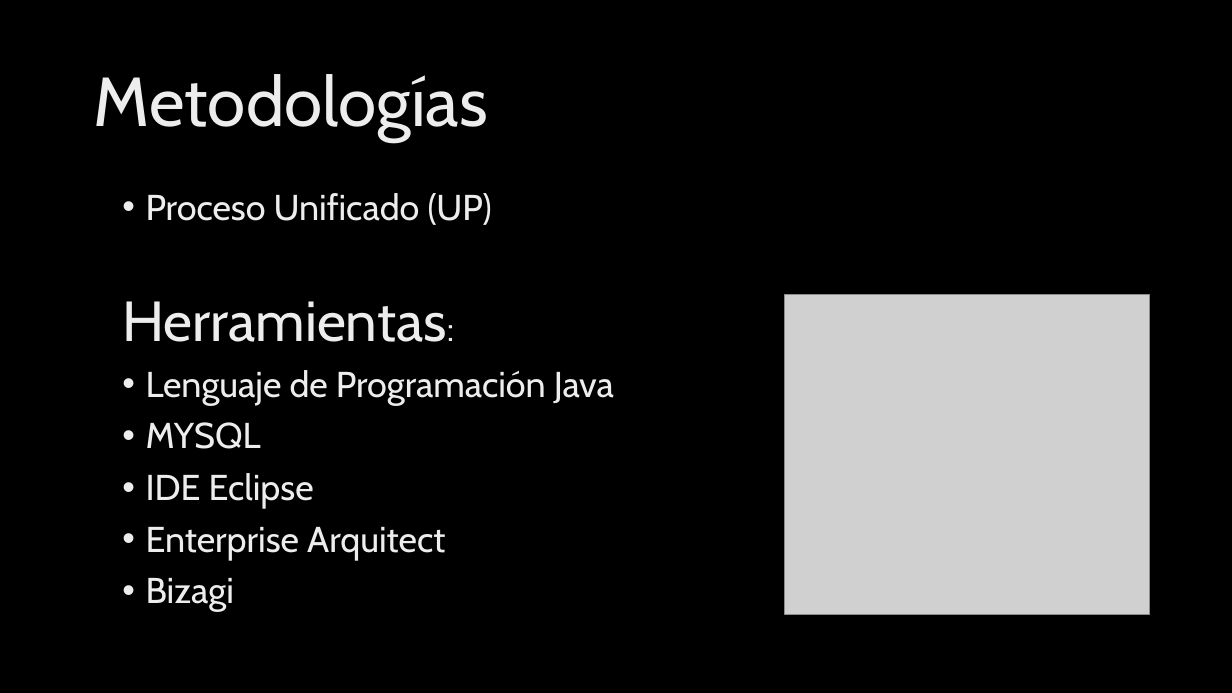
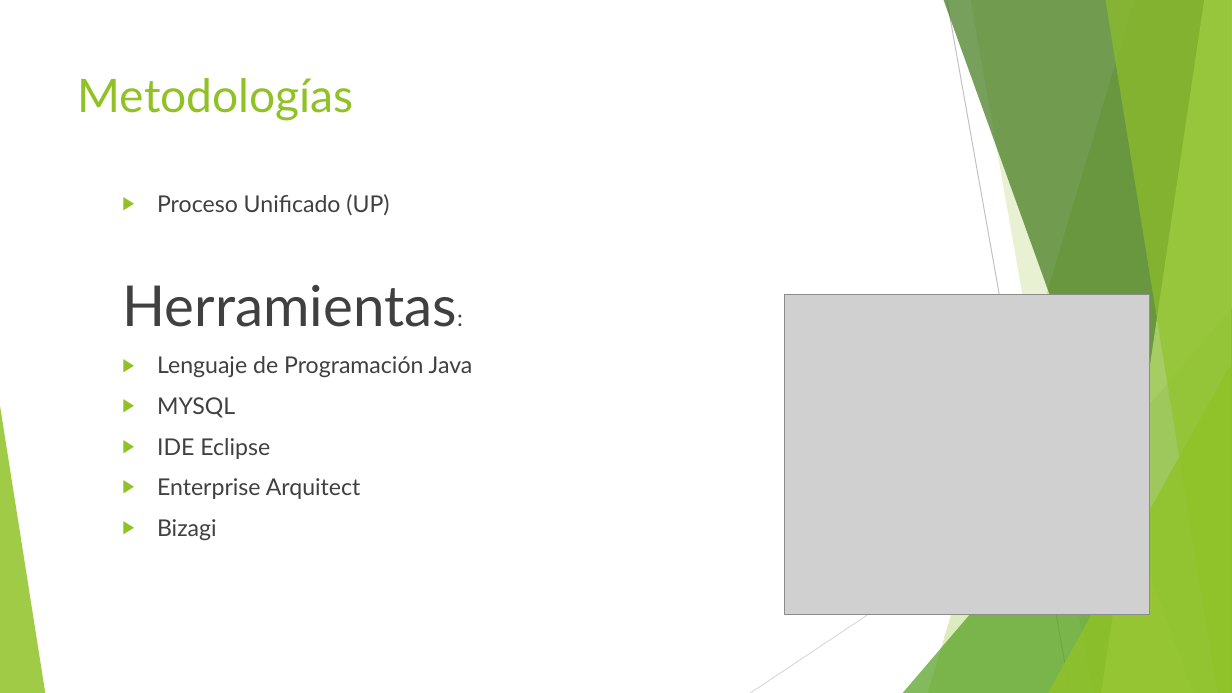
Before and after one commit to food-aid/Seminario, a slide deck: slide 9 of Food-Aid.pptx. Drawn at 1232x693 pixels with LibreOffice and Linux fonts; fonts in the diff are those of the drawing; grey boxes stand for pictures; background and template pictures are left out. Boxes give left, top, right and bottom in pixels: in the first picture for what was removed or moved away, otherwise in the second. Text is boxed around its words. In the diff, an @@ line names an element or a change of style, - is before the commit and + after.

```diff
--- a/Food-Aid.pptx
+++ b/Food-Aid.pptx
@@ background picture (left out) to #FFFFFF @@
@@ title "Metodologías": place and size @@
-title "Metodologías" at box(94, 74, 488, 141)
+title "Metodologías" at box(78, 78, 354, 121)
@@ title "Metodologías" at box(78, 78, 354, 121): size 54 to 36 pt, font Cabin to Lato, text colour gradient #BFBFBF to #EDEDED to #FFFFFF to #90C226; line spacing 0.9 to 1; vertical alignment middle to top @@
@@ text "Proceso Unificado (UP)" at box(122, 194, 473, 540): size 28 to 18 pt in "Proceso Unificado (UP)", "Herramientas:", "Lenguaje de Programación Java", "MYSQL" and 3 more places; font Cabin to Lato, text colour gradient #BFBFBF to #EDEDED to #FFFFFF to #404040; bullet • to ▶; line spacing 0.9 to 1 @@
@@ group added at box(0, 0, 1232, 693): 5 freeform shapes, 3 triangles, 2 lines @@
```
Also in this commit, not shown: 11 other slides changed.
